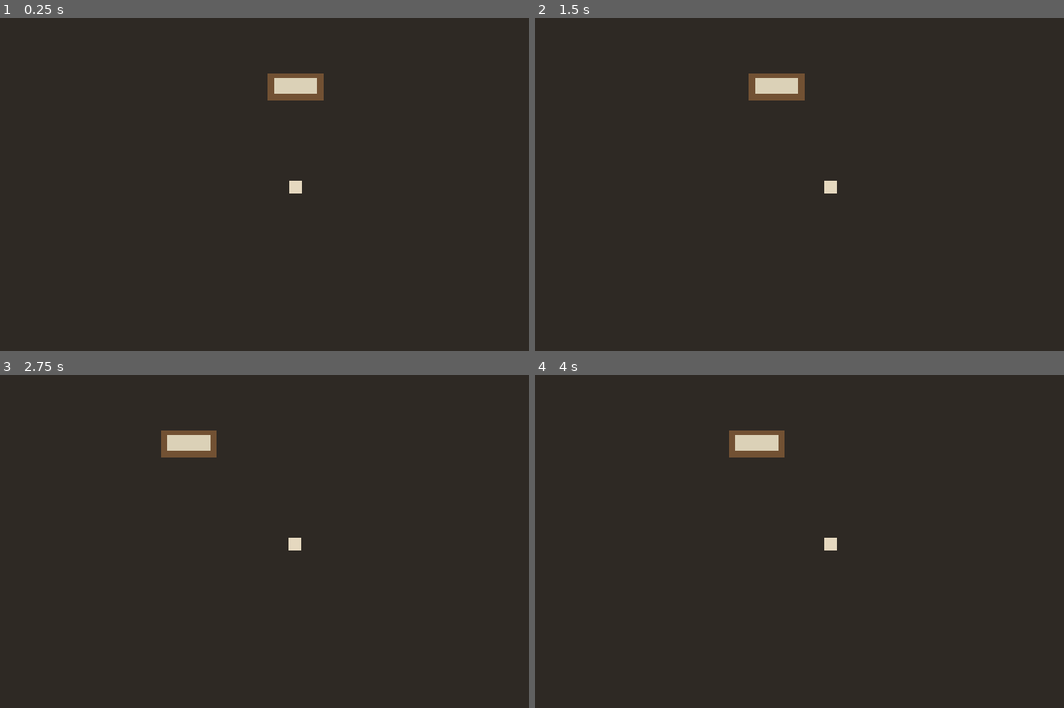
Above: before the commit, frames 1-4 (two rows, left to right).
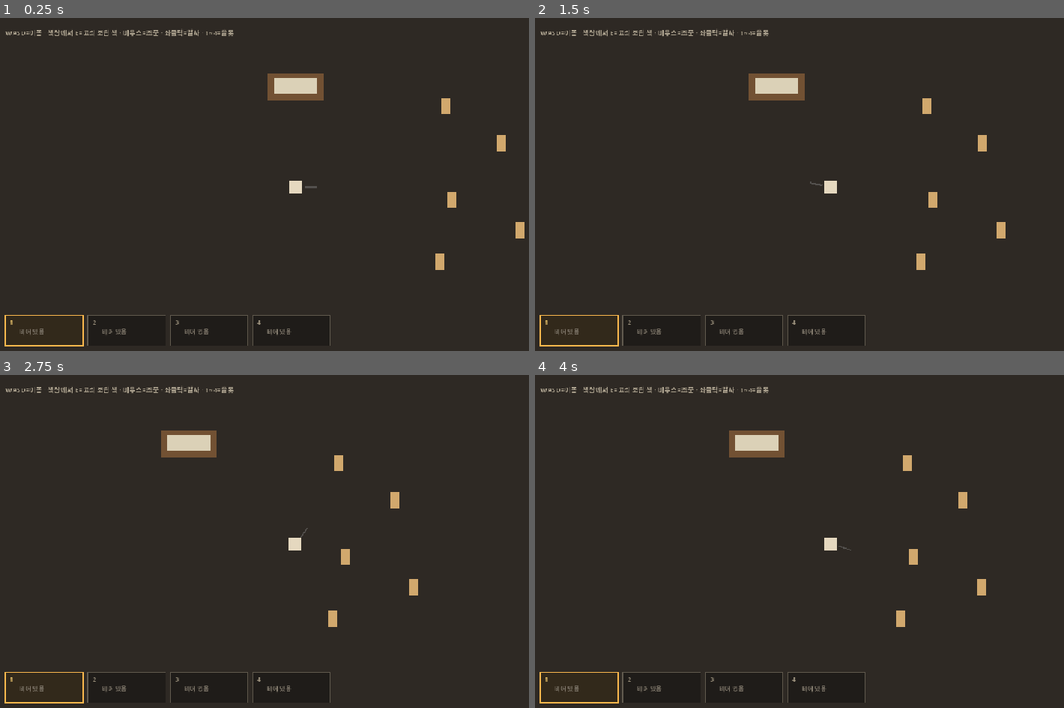
Above: after the commit, the same moments.

Repository: djgnfj-svg/tockbon
Game: Godot game, scene res://src/base/base.tscn
Same seed, same stepped clock (60 frames per second), same inputs: the game is played once before the commit and once after it.
Inputs (mouse positions are in pixels of both pictures, inside the frame that each line leads up to):
- Up to frame 1 (0.25 s): no input
- Up to frame 2 (1.5 s): tap Enter at 0.5 s; move the mouse to (963, 171) at 0.52 s; press the mouse at (963, 171) at 0.53 s; hold D (move_right) 0.53-1.25 s; tap Space at 0.77 s; tap E (interact) at 0.8 s; release the mouse at (963, 171) at 1.25 s; drag from (709, 204) to (778, 87) at 1.27 s
- Up to frame 3 (2.75 s): tap Space at 2 s; move the mouse to (354, 468) at 2.02 s; press the mouse at (354, 468) at 2.03 s; hold D (move_right) from 2.03 s (still down); tap E (interact) at 2.3 s
- Up to frame 4 (4 s): release D (move_right) at 2.75 s; release the mouse at (889, 468) at 2.75 s; drag from (799, 611) to (651, 491) at 2.77 s; tap Enter at 3.5 s; move the mouse to (1011, 594) at 3.52 s; hold A (move_left) from 3.53 s (still down); hold E (interact) from 3.53 s (still down); tap Q at 3.6 s; click (1011, 594) at 3.67 s; tap Space at 3.77 s

The runs differ from the first frame. In frame 1, 1.2% of the frame differs, in the area x 0-100%, y 3-99%; in frame 2, 1.2%; in frame 3, 1.2%; in frame 4, 1.2%.

Commit message:
feat(base): 베이스캠프에서 그린 마법을 쏜다 — 연습장 + 슬롯 HUD
그전까지 마법을 그려 맺으면 GameState에 자동 장착되는데 본 게임에선 쏠 수가
없었다(시험대에서만). 잘 그려 위력을 올려도 확인할 데가 없으니 손그림 점수가
보이지 않는 숫자였다 — 세션 23~24가 만든 "점수 → 위력"의 보상 고리가 끊겨
있었던 셈이다.

base.tscn에 RingSpellSystem(z=10) + 연습장 허수아비 5개, base_hud.gd 신설.
마우스=조준 · 좌클릭=발사 · 1~4=슬롯 · HUD가 슬롯 4칸(이름·위력·점수)을 보여
준다. 쏘는 건 ring_equipped[슬롯].to_assembly() — to_assembly()를 써야
assembly.score가 실려 그때 그린 위력이 난다.

🔴 발사는 좌클릭만이다(사용자 확정). 처음 명세가 시험대를 베껴 Space를
넣었는데 사용자가 잡았다 — 시험대가 Space를 받는 건 시험대 사정이다.

🔴 실제 버그를 하나 잡았다 — 「총구 자살」. base.tscn의 플레이어·책상이 기본
레이어 1(world)에 있었는데 캐리어 마스크가 5(world+enemy)라, 쏘는 순간 진이
내 몸에 부딪혀 총구에서 죽었다 — 에러도 경고도 없이 그냥 "마법이 안 나간다".
레이어 이름표대로 옮겨(Player=2, Desk=64/마스크 2) 풀었다. 짝이 있다:
플레이어를 옮겼으니 책상 마스크도 따라가야 "[E] 탁본"이 뜬다(안 그러면 책이
안 열려 게임이 통째로 막힌다). test_base_auto.gd가 그 짝을 묶는다.

같이 닫은 갈라짐 씨앗: 점수 표시 반올림이 세 곳(리포트·새 HUD·테스트)에
복사돼 있었다. 세션 24가 「퍼펙트 = 화면에 100으로 뜨는 순간」으로 묶었으니
그 반올림은 이제 계약이다 → RingPower.score_display() 하나로 모았다. 테스트도
사본을 만들지 않고 이 함수를 부른다(안 그러면 UI가 아니라 자기 사본을 검증).

검증: 테스트 6종 그린(SCRIPT ERROR 0) · 뮤테이션으로 검출력 증명(레이어를
되돌리면 3개 실패: 피격 0·캐리어 0·책상 감지 실패) · 에디터 스샷으로 발사 전
과정(HUD 슬롯 → 진이 배경 위로 날아감 → 착탄 → 불기둥+탄환 전개), _fire()
실경로로 확인(테스트는 EventBus만 직접 emit한다).

구현은 godot-game-dev 에이전트에 위임, 검증·스샷·커밋은 리드.

Co-Authored-By: Claude Opus 4.8 (1M context) <noreply@anthropic.com>
Claude-Session: https://claude.ai/code/session_01SWyySeiu9ahBzdCC7bT2qV

Diff:
--- a/src/base/base.gd
+++ b/src/base/base.gd
@@ -2,7 +2,7 @@
 ## 베이스(허브) — 익스트랙션 루프의 귀환 지점.
 ## 책상에서 E를 누르면 **고리 조립 책**(진·룬·문양)이 베이스 위에 뜬다.
 ## 씬 전환 없음 — ESC로 닫으면 베이스가 그대로 뒤에 남는다.
-## 원정(필드)은 아직 없음 — 지금은 베이스 + 탁본 책상까지만.
+## 원정(필드)은 아직 없음 — 지금은 베이스 + 탁본 책상 + **연습장(허수아비)**까지.
 ##
 ## 🔴 여기가 **게임의 진입점**이다 (project.godot run/main_scene, 사용자 확정 세션 21).
 ## 세션 22에 폴더가 `src/playground` → `src/base`로 바뀌었다 — "버려도 되는 실험"이라는
@@ -11,21 +11,112 @@
 ## 🔴 M1 (세션 22): 책을 preload가 아니라 **@export로 받는다** — 진입 씬은 조합 루트라 모듈을
 ## 조립하는 게 정당했지만(그래서 preload도 위반은 아니었다), 씬을 인스펙터에서 갈아 끼울 수 있으면
 ## 규칙 논쟁 자체가 사라진다. 계약은 여전히 셋뿐: open() / design_committed / closed.
+##
+## 🔴 세션 24: **그린 마법진을 여기서 쏜다.** 그전엔 잘 그려 위력을 올려도 확인할 데가 시험대뿐이라,
+## 본 게임에서는 손그림 점수가 **보이지 않는 숫자**였다. 이제 책상 옆이 연습장(허수아비)이다.
+##
+## 씬(base.tscn) 쪽 결정 — .tscn엔 주석을 못 달아서 여기 적는다:
+##  • `RingSpellSystem`은 **@export가 아니라 씬에 직접 인스턴스**로 놨다. 책(forge_scene)과 달리
+##    이 스크립트는 발사 시스템을 **한 번도 참조하지 않는다** — EventBus.ring_cast_requested로만
+##    말한다. 참조가 없으니 갈아 끼울 @export 구멍도 필요 없다(있으면 안 쓰는 필드만 는다).
+##  • `RingSpellSystem.z_index = 10` — 안 올리면 날아가는 진·탄·기둥이 Ground(ColorRect, z=0) **뒤에
+##    가려 안 보인다**. 시험대가 같은 함정을 세션 13에 밟았다.
+##  • 허수아비 5개는 전부 플레이어 시작점에서 **사거리 안**(≈390px = 260px/s × 1.5s, balance)에 있다.
+##    더 멀리 두면 걸어가서 쏘기 전엔 안 닿아 연습장이 장식이 된다 (tests/test_base_auto가 못 박는다).
+##  • Player = 레이어 2(player) / Desk = 레이어 64(interaction). 🔴 둘 다 기본 레이어 1(**world**)에
+##    있었는데, 캐리어 마스크가 5(world+enemy)라 **쏘는 순간 내 몸에 부딪혀 총구에서 죽었다**
+##    (책상 쪽으로 쏘면 책상에서). 레이어 이름표(project.godot)대로 옮겨서 푼 것이다.
+##    Desk의 마스크는 2 — 플레이어를 감지해야 "[E] 탁본"이 뜬다.
 
 const RingForgePanelScript := preload("res://src/drawing/ring_forge_panel.gd")
 const Desk := preload("res://src/base/desk.gd")
+const BaseHud := preload("res://src/base/base_hud.gd")
+## 🔴 위력 표시는 여기서 계산하지 않는다 — 리포트·발사·HUD가 **같은 함수**를 본다 (core에 있는 이유).
+const RingPower := preload("res://src/core/ring_power.gd")
 
 ## 책상에서 펴는 책 (base.tscn이 ring_forge_panel.tscn을 물려 준다).
 @export var forge_scene: PackedScene = preload("res://src/drawing/ring_forge_panel.tscn")
 
+## 조준선 길이 (연출값 — 밸런스 아님).
+const AIM_FROM := 14.0
+const AIM_TO := 34.0
+const AIM_ARMED := Color(0.95, 0.65, 0.25, 0.85)
+const AIM_EMPTY := Color(0.6, 0.6, 0.6, 0.35)
+
 @onready var _desk: Desk = $Desk
 @onready var _player: CharacterBody2D = $Player
+@onready var _aim_node: Node2D = $Player/Aim   # 조준선만 그리는 빈 노드 (플레이어 로컬 좌표)
+@onready var _hud: BaseHud = $Hud/BaseHud
 
 var _overlay: CanvasLayer = null
 var _forge: RingForgePanelScript = null
 
+var _aim := Vector2.RIGHT
+var _slot: int = 0        # 지금 고른 장착 슬롯 (1~4 키)
+
 func _ready() -> void:
 	_desk.interacted.connect(_open_drawing)
+	_aim_node.draw.connect(_draw_aim)
+	_hud.select(_slot)
+
+# ─────────────────────────── 조준 · 발사 ───────────────────────────
+
+## 책이 펼쳐져 있는 동안은 베이스가 조작을 받지 않는다 (조준·발사·슬롯 전부).
+## `_forge`로 본다 — `is_open()`은 덮는 애니가 끝날 때까지 참이라, 그동안 클릭이 새어 나가면
+## 책을 덮는 클릭이 그대로 발사가 된다.
+func _is_book_open() -> bool:
+	return _forge != null
+
+func _process(_delta: float) -> void:
+	if _is_book_open():
+		return
+	var to_mouse := get_global_mouse_position() - _player.global_position
+	if to_mouse.length_squared() > 1.0:
+		_aim = to_mouse.normalized()
+	_aim_node.queue_redraw()
+
+func _unhandled_input(event: InputEvent) -> void:
+	if _is_book_open():
+		return
+	for i in GameState.EQUIP_SLOTS:
+		if event.is_action_pressed(StringName("cast_slot_%d" % (i + 1))):
+			_select_slot(i)
+			get_viewport().set_input_as_handled()
+			return
+	# 🔴 발사는 **좌클릭만**이다 (사용자 확정). Space는 발사가 아니다 —
+	# 시험대(test_ring_forge_panel)가 Space도 받는 건 시험대 사정이고 본 게임은 아니다.
+	# Space를 다른 용도로 임의 배정하지도 마라: 그건 사용자가 정할 몫이다.
+	if event.is_action_pressed(&"attack_basic"):
+		_fire()
+		get_viewport().set_input_as_handled()
+
+func _select_slot(slot: int) -> void:
+	_slot = slot
+	_hud.select(slot)
+	var design: RingDesign = GameState.ring_equipped[slot]
+	if design == null:
+		_hud.say("슬롯 %d — 비어 있다. 책상에서 E로 마법진을 그려 채워라" % (slot + 1))
+	else:
+		_hud.say("슬롯 %d — %s (위력 %d)" % [slot + 1, design.display_name,
+			RingPower.power_display(design.total_score)])
+	_aim_node.queue_redraw()
+
+## 🔴 `to_assembly()`로 쏜다 — 그래야 `assembly.score`(손그림 점수)가 실려 **그때 그린 위력이 그대로
+## 난다**. 직접 Dictionary를 만들면 score가 빠져 조용히 기준 위력으로 발사된다 (ring_design.gd 주석).
+func _fire() -> void:
+	var design: RingDesign = GameState.ring_equipped[_slot]
+	if design == null:
+		_hud.say("슬롯 %d이 비어 있다 — 1~4로 다른 슬롯을 고르거나 책상에서 E" % (_slot + 1), true)
+		return
+	EventBus.ring_cast_requested.emit(design.to_assembly(), _player.global_position, _aim)
+
+## 조준선 — 장착됐으면 불빛, 빈 슬롯이면 흐리게. 쏘기 전에 슬롯 상태가 손끝에서 보인다.
+func _draw_aim() -> void:
+	var armed := GameState.ring_equipped[_slot] != null
+	_aim_node.draw_line(_aim * AIM_FROM, _aim * AIM_TO,
+		AIM_ARMED if armed else AIM_EMPTY, 2.0)
+
+# ─────────────────────────── 고리 조립 책 ───────────────────────────
 
 ## 책상에서 E — 고리 조립 책을 편다. 이미 열려 있으면 무시.
 func _open_drawing() -> void:
--- a/src/base/base.tscn
+++ b/src/base/base.tscn
@@ -3,6 +3,9 @@
 [ext_resource type="Script" path="res://src/base/base.gd" id="1_base"]
 [ext_resource type="Script" path="res://src/base/desk.gd" id="2_desk"]
 [ext_resource type="Script" path="res://src/base/simple_player.gd" id="3_player"]
+[ext_resource type="PackedScene" path="res://src/spell/ring_spell_system.tscn" id="4_spell"]
+[ext_resource type="PackedScene" path="res://src/spell/dummy_target.tscn" id="5_dummy"]
+[ext_resource type="Script" path="res://src/base/base_hud.gd" id="6_hud"]
 
 [sub_resource type="RectangleShape2D" id="RectangleShape2D_desk"]
 size = Vector2(120, 100)
@@ -22,6 +25,8 @@
 
 [node name="Desk" type="Area2D" parent="."]
 position = Vector2(0, -120)
+collision_layer = 64
+collision_mask = 2
 script = ExtResource("2_desk")
 
 [node name="Body" type="Polygon2D" parent="Desk"]
@@ -45,6 +50,8 @@
 
 [node name="Player" type="CharacterBody2D" parent="."]
 position = Vector2(0, 40)
+collision_layer = 2
+collision_mask = 1
 script = ExtResource("3_player")
 
 [node name="Body" type="Polygon2D" parent="Player"]
@@ -54,4 +61,36 @@
 [node name="Collision" type="CollisionShape2D" parent="Player"]
 shape = SubResource("CircleShape2D_player")
 
+[node name="Aim" type="Node2D" parent="Player"]
+
 [node name="Camera2D" type="Camera2D" parent="Player"]
+
+[node name="Targets" type="Node2D" parent="."]
+
+[node name="Dummy1" parent="Targets" instance=ExtResource("5_dummy")]
+position = Vector2(240, -90)
+
+[node name="Dummy2" parent="Targets" instance=ExtResource("5_dummy")]
+position = Vector2(330, -30)
+
+[node name="Dummy3" parent="Targets" instance=ExtResource("5_dummy")]
+position = Vector2(250, 60)
+
+[node name="Dummy4" parent="Targets" instance=ExtResource("5_dummy")]
+position = Vector2(360, 110)
+
+[node name="Dummy5" parent="Targets" instance=ExtResource("5_dummy")]
+position = Vector2(230, 160)
+
+[node name="RingSpellSystem" parent="." instance=ExtResource("4_spell")]
+z_index = 10
+
+[node name="Hud" type="CanvasLayer" parent="."]
+
+[node name="BaseHud" type="Control" parent="Hud"]
+anchors_preset = 15
+anchor_right = 1.0
+anchor_bottom = 1.0
+grow_horizontal = 2
+grow_vertical = 2
+script = ExtResource("6_hud")
--- /dev/null
+++ b/src/base/base_hud.gd
@@ -0,0 +1,102 @@
+extends Control
+## 베이스캠프 HUD — 장착한 고리 마법진 4칸 + 조작 안내.
+##
+## 🔴 위력을 **직접 계산하지 않는다** — `RingPower.power_display()`를 부른다. 조립 리포트·발사·HUD가
+## 같은 함수를 봐야 한다 (src/core/ring_power.gd 주석): 복사해 두면 한쪽만 고쳐도 아무도 못 알아채고
+## 갈라진다 — HUD는 "위력 140"이라 적어 놓고 130으로 때리는 식으로.
+##
+## 🔴 CanvasLayer 위에 산다 — 플레이어를 카메라가 따라다녀서 월드에 그리면 HUD가 같이 흘러간다.
+##
+## 슬롯 내용을 캐시하지 않고 `_draw`가 매번 `GameState.ring_equipped`를 읽는다. 그래서 갱신은
+## `queue_redraw()` 하나로 끝나고, 같은 시그널을 받는 GameState와의 **연결 순서를 따질 필요가 없다**
+## (실제 그리기는 프레임 끝에 일어나므로 그때는 이미 장착이 끝나 있다).
+
+const RingPower := preload("res://src/core/ring_power.gd")
+
+# ── 연출값 (밸런스 아님 — 선례: 시험대의 PLAYER_SPEED·색 상수) ──
+const SLOT_SIZE := Vector2(124.0, 48.0)
+const SLOT_GAP := 8.0
+const MARGIN := 16.0
+
+const SLOT_BG := Color(0.10, 0.09, 0.08, 0.72)
+const SLOT_BG_ON := Color(0.20, 0.16, 0.10, 0.88)
+const SLOT_EDGE := Color(0.45, 0.42, 0.36, 0.75)
+const SLOT_EDGE_ON := Color(0.98, 0.72, 0.30)
+const INDEX_COLOR := Color(0.62, 0.58, 0.50)
+const INDEX_COLOR_ON := Color(0.98, 0.82, 0.45)
+const NAME_COLOR := Color(0.90, 0.86, 0.78)
+const POWER_COLOR := Color(0.95, 0.68, 0.30)
+const EMPTY_COLOR := Color(0.50, 0.47, 0.42)
+const HINT_COLOR := Color(0.70, 0.66, 0.58)
+const SAY_COLOR := Color(0.85, 0.82, 0.74)
+const WARN_COLOR := Color(0.92, 0.45, 0.35)
+
+## 🔴 발사는 **좌클릭만** — Space를 적지 마라 (사용자 확정). 안내문이 있지도 않은 조작을 가르치면
+## 그 자체가 버그다.
+const HINT_TEXT := "WASD=이동 · 책상에서 E=고리 조립 책 · 마우스=조준 · 좌클릭=발사 · 1~4=슬롯"
+
+var _selected: int = 0
+var _say: String = ""
+var _warn: bool = false
+
+
+func _ready() -> void:
+	mouse_filter = Control.MOUSE_FILTER_IGNORE   # 조준 클릭이 HUD에 먹히면 안 된다
+	EventBus.ring_design_committed.connect(_on_design_committed)
+
+
+## 지금 고른 슬롯 (base가 1~4 키를 받아 알려 준다).
+func select(slot: int) -> void:
+	_selected = slot
+	queue_redraw()
+
+
+## 한 줄 안내문. warn=true면 붉게 (빈 슬롯에 쏘려 한 경우 등).
+func say(text: String, warn: bool = false) -> void:
+	_say = text
+	_warn = warn
+	queue_redraw()
+
+
+## 새 마법진이 맺혔다 — GameState가 같은 시그널로 빈 슬롯에 장착한다.
+## HUD가 이걸 놓치면 **맺자마자 슬롯이 빈 채로 보인다**.
+func _on_design_committed(_design: RingDesign) -> void:
+	say("새 마법진이 맺혔다 — 책을 덮고(ESC) 좌클릭으로 쏴 보세요")
+
+
+func _draw() -> void:
+	var font := ThemeDB.fallback_font
+	draw_string(font, Vector2(MARGIN, MARGIN + 12.0), HINT_TEXT,
+		HORIZONTAL_ALIGNMENT_LEFT, -1, 11, HINT_COLOR)
+	if _say != "":
+		draw_string(font, Vector2(MARGIN, MARGIN + 32.0), _say,
+			HORIZONTAL_ALIGNMENT_LEFT, -1, 12, WARN_COLOR if _warn else SAY_COLOR)
+
+	var y := size.y - MARGIN - SLOT_SIZE.y
+	for i in GameState.EQUIP_SLOTS:
+		_draw_slot(font, Vector2(MARGIN + float(i) * (SLOT_SIZE.x + SLOT_GAP), y), i)
+
+
+## 슬롯 한 칸 — 빈 칸은 비어 보이고, 찬 칸은 **손그림 점수와 그게 만든 위력**을 보여 준다.
+## 이름만 적으면 잘 그린 진과 막 그린 진이 HUD에서 똑같아 보인다 — 세션 23이 점수에 이빨을
+## 준 이유가 그거였으니 여기서 다시 감추면 안 된다.
+func _draw_slot(font: Font, at: Vector2, idx: int) -> void:
+	var on := idx == _selected
+	var rect := Rect2(at, SLOT_SIZE)
+	draw_rect(rect, SLOT_BG_ON if on else SLOT_BG, true)
+	draw_rect(rect, SLOT_EDGE_ON if on else SLOT_EDGE, false, 2.0 if on else 1.0)
+	draw_string(font, at + Vector2(7.0, 15.0), "%d" % (idx + 1),
+		HORIZONTAL_ALIGNMENT_LEFT, -1, 11, INDEX_COLOR_ON if on else INDEX_COLOR)
+
+	var design: RingDesign = GameState.ring_equipped[idx]
+	if design == null:
+		draw_string(font, at + Vector2(22.0, 30.0), "비어 있음",
+			HORIZONTAL_ALIGNMENT_LEFT, -1, 10, EMPTY_COLOR)
+		return
+	draw_string(font, at + Vector2(22.0, 20.0), design.display_name,
+		HORIZONTAL_ALIGNMENT_LEFT, -1, 10, NAME_COLOR)
+	# 🔴 점수 반올림도 core가 판다 — 「퍼펙트」가 그 반올림으로 정의돼 있다 (score_display 주석).
+	draw_string(font, at + Vector2(22.0, 38.0),
+		"위력 %d · %d점" % [RingPower.power_display(design.total_score),
+			RingPower.score_display(design.total_score)],
+		HORIZONTAL_ALIGNMENT_LEFT, -1, 10, POWER_COLOR)
--- a/src/core/ring_power.gd
+++ b/src/core/ring_power.gd
@@ -40,6 +40,15 @@
 	return int(round(power_of(score) * 100.0))
 
 
+## 🔴 종합 점수 → **화면에 찍는 정수** (예: 89점). 조립 리포트·베이스캠프 HUD가 같이 쓴다.
+##
+## 왜 core냐: 이 반올림이 **「퍼펙트」의 정의**다 (`ring_grade_perfect = 0.995` = 이 함수가 100을
+## 돌려주기 시작하는 점). 세션 24에 둘을 묶어 놓고 반올림만 여기저기 베껴 두면, 언젠가 한 곳이
+## floor로 바뀌어 **"100점인데 「완벽」"**이 조용히 생긴다 — 등급과 기준선이 갈라졌던 그 방식 그대로.
+static func score_display(score: float) -> int:
+	return int(round(clampf(score, 0.0, 1.0) * 100.0))
+
+
 ## 기준선(펑/안 펑 경계).
 ## ⚠ 주입 **전에** 이 숫자를 대놓고 띄우진 마라 ("65점 넘겨야 함"). 등급이 경계를 알려 주는
 ## 것과 숫자를 알려 주는 건 다르다 — 전자는 사용자가 고른 것이고, 후자는 목표치를 박아
--- a/src/drawing/ring_forge_panel.gd
+++ b/src/drawing/ring_forge_panel.gd
@@ -428,8 +428,10 @@
 	_commit_btn.disabled = _picking_template or not _board.can_commit()
 
 
+## 🔴 반올림은 core가 판다 — 「퍼펙트」가 "이 함수가 100을 돌려주는 순간"으로 정의돼 있어서,
+## 여기서 따로 반올림하면 등급과 표시가 갈라진다 (ring_power.score_display 주석).
 func _pct(score: float) -> int:
-	return int(round(clampf(score, 0.0, 1.0) * 100.0))
+	return RingPower.score_display(score)
 
 
 func _set_say(text: String, warn: bool) -> void:
--- /dev/null
+++ b/tests/test_base_auto.gd
@@ -0,0 +1,217 @@
+extends SceneTree
+## 베이스캠프(**진입 씬**) 자동 검증 — 헤드리스 실행:
+##   ./Godot_v4.6.1-stable_win64.exe --headless --path . -s res://tests/test_base_auto.gd
+## 전 항목 통과 시 "TEST_BASE_OK" 출력 후 종료 코드 0.
+##
+## 검증 대상 = **세션 24 발사 배선**: 베이스캠프에서 그린 마법진을 실제로 쏠 수 있나.
+##
+## 🔴 여기서 지키는 건 「물리 레이어 계약」이다. 캐리어 마스크는 5(world+enemy)인데 base.tscn의
+## 플레이어·책상이 기본 레이어 1(world)에 있으면 **쏘는 순간 내 몸에 부딪혀 총구에서 죽는다** —
+## 에러도 경고도 없이 그냥 "마법이 안 나간다". 헤드리스가 잡을 수 있는 종류의 버그라 여기 둔다.
+## (반대로 **화면에 보이는지**는 못 잡는다 — z_index는 리드가 스샷으로 확인해야 한다.)
+##
+## 공개 계약으로만 검증한다 (CLAUDE.md): EventBus 시그널 · 그룹("enemies"/"player_projectiles") ·
+## dummy_target.hits. 노드 경로·내부 필드는 리팩터 때 옮겨 다니는 물건이라 계약이 아니다.
+##
+## 주의: -s 모드는 오토로드 전역 등록보다 먼저 컴파일된다 — 오토로드 식별자·모듈 preload 금지.
+## 첫 프레임 후 load()·/root 접근. 지역 변수는 의도적으로 동적 타입.
+
+const GLYPH_NONE := -1
+
+## 사거리 = projectile_base_speed × projectile_lifetime_sec (data/balance.tres).
+## 여기 베끼지 않고 balance에서 읽는다 — 수치를 바꾸면 이 테스트도 같이 따라와야 한다.
+var _range_px: float = 0.0
+
+var failures: int = 0
+var _bus = null
+var _base = null
+
+
+func _init() -> void:
+	_run()
+
+
+func _run() -> void:
+	create_timer(30.0).timeout.connect(func() -> void:
+		print("TEST_BASE_TIMEOUT — 30초 초과")
+		quit(1))
+	await process_frame  # 오토로드 준비 대기
+
+	_bus = root.get_node("/root/EventBus")
+	var bal = load("res://data/balance.tres")
+	_range_px = bal.projectile_base_speed * bal.projectile_lifetime_sec
+
+	var scene := load("res://src/base/base.tscn") as PackedScene
+	_base = scene.instantiate()
+	root.add_child(_base)
+	await process_frame
+
+	await _test_scene_wired()
+	await _test_targets_in_range()
+	await _test_my_body_does_not_block_my_spell()
+	await _test_desk_does_not_eat_the_spell()
+	await _test_desk_still_sees_the_player()
+
+	if failures == 0:
+		print("TEST_BASE_OK — 전 항목 통과")
+		quit(0)
+	else:
+		print("TEST_BASE_FAIL — %d개 실패" % failures)
+		quit(1)
+
+
+## [1] 진입 씬에 연습장이 있다 — 과녁과 발사 시스템.
+func _test_scene_wired() -> void:
+	print("[1] 베이스캠프에 연습 과녁 + 발사 시스템이 있다")
+	var targets := _targets()
+	_check(targets.size() >= 3, "허수아비 3개 이상 (실제 %d)" % targets.size())
+	_check(_player() != null, "플레이어(CharacterBody2D)를 찾았다")
+	# 발사 시스템의 존재는 **행동으로** 확인한다 — 노드 이름이 아니라 "쏘면 진이 생기나".
+	_bus.ring_cast_requested.emit(_assembly(1.0), Vector2(9000, 9000), Vector2(1, 0))
+	await physics_frame
+	_check(_carriers().size() == 1,
+		"쏘니 진(캐리어)이 생긴다 = RingSpellSystem이 씬에 있다 (실제 %d)" % _carriers().size())
+	_clear()
+
+
+## [2] 🔴 과녁이 사거리 밖이면 연습장이 장식이다 — 걸어가기 전엔 한 발도 안 닿는다.
+func _test_targets_in_range() -> void:
+	print("[2] 연습 과녁이 플레이어 시작점 사거리(%.0fpx) 안에 있다" % _range_px)
+	var from: Vector2 = _player().global_position
+	for t in _targets():
+		var d: float = from.distance_to(t.global_position)
+		_check(d <= _range_px, "허수아비 %s — %.0fpx (사거리 %.0f)" % [t.name, d, _range_px])
+
+
+## [3] 🔴 총구 자살 — 플레이어 자리에서 쏜 진이 **내 몸에 막히지 않고** 날아가 과녁을 때린다.
+## 레이어를 되돌리면(Player → 기본 레이어 1) 여기서 잡힌다: 진이 스폰 즉시 죽어 영영 안 맞는다.
+func _test_my_body_does_not_block_my_spell() -> void:
+	print("[3] 내 몸이 내 마법을 막지 않는다 — 쏜 진이 허수아비에 닿는다")
+	var player = _player()
+	var target = _nearest_target(player.global_position)
+	if target == null:
+		_check(false, "과녁이 하나도 없다")
+		return
+	var aim: Vector2 = (target.global_position - player.global_position).normalized()
+	_bus.ring_cast_requested.emit(_assembly(1.0), player.global_position, aim)
+	var frames := 0
+	while target.hits.is_empty() and frames < 180:
+		await physics_frame
+		frames += 1
+	_check(not target.hits.is_empty(),
+		"허수아비 %s 피격 (%d 물리 프레임)" % [target.name, frames])
+	_clear()
+
+
+## [4] 🔴 책상 너머로 쏴도 진이 산다 — 책상(Area2D)이 world 레이어에 있으면 벽으로 읽혀 먹어 버린다.
+func _test_desk_does_not_eat_the_spell() -> void:
+	print("[4] 책상이 마법을 먹지 않는다 (책상 쪽으로 쏴도 진이 지나간다)")
+	var player = _player()
+	# 책상은 플레이어 위쪽에 있다 — 위로 쏘면 반드시 책상 영역을 지난다.
+	_bus.ring_cast_requested.emit(_assembly(1.0), player.global_position, Vector2.UP)
+	# 40 물리 프레임 ≈ 0.66초 ≈ 173px — 책상 한복판을 지나고도 남는 거리(수명 1.5초 안).
+	for i in 40:
+		await physics_frame
+	_check(_carriers().size() == 1,
+		"진이 책상을 통과해 살아 있다 (남은 %d)" % _carriers().size())
+	_clear()
+
+
+## [5] 🔴 레이어를 옮긴 대가를 확인한다 — 책상이 여전히 플레이어를 **감지**하나.
+## 감지 못 하면 "[E] 탁본"이 안 뜨고 **책이 안 열린다** = 게임이 통째로 막힌다.
+## 진을 살리려고 플레이어를 레이어 2로 옮겼으니 책상 마스크도 따라와야 했다 — 그 짝을 여기서 묶는다.
+func _test_desk_still_sees_the_player() -> void:
+	print("[5] 책상이 플레이어를 알아본다 (E 안내가 뜨려면 감지돼야 한다)")
+	var desk = _find_area(_base)   # 동적 타입 — 모듈 preload 금지라 Desk 타입을 못 쓴다
+	if desk == null:
+		_check(false, "책상(Area2D)을 못 찾았다")
+		return
+	var player = _player()
+	var was: Vector2 = player.global_position
+	player.global_position = desk.global_position   # 책상 위로 걸어간 셈
+	# Area2D 겹침은 물리 프레임마다 갱신된다 — 한 프레임으로는 아직 비어 있다.
+	var frames := 0
+	while not desk.get_overlapping_bodies().has(player) and frames < 10:
+		await physics_frame
+		frames += 1
+	_check(desk.get_overlapping_bodies().has(player),
+		"책상이 플레이어를 감지 (%d 물리 프레임)" % frames)
+	player.global_position = was
+
+
+# ── 헬퍼 ──
+
+## 빈 진 8칸 + 점수. 전개 없이 몸으로만 때려 결과가 깔끔하다.
+func _assembly(score: float) -> Dictionary:
+	var r := []
+	for k in 8:
+		r.append(GLYPH_NONE)
+	return {"rings": [r], "score": score}
+
+
+func _targets() -> Array:
+	var out := []
+	for n in get_nodes_in_group("enemies"):
+		if not n.is_queued_for_deletion():
+			out.append(n)
+	return out
+
+
+func _nearest_target(from: Vector2):
+	var best = null
+	var best_d := INF
+	for t in _targets():
+		var d: float = from.distance_to(t.global_position)
+		if d < best_d:
+			best_d = d
+			best = t
+	return best
+
+
+func _carriers() -> Array:
+	var out := []
+	for n in get_nodes_in_group("player_projectiles"):
+		if not n.is_queued_for_deletion():
+			out.append(n)
+	return out
+
+
+## 씬을 뒤져 플레이어를 찾는다 — 노드 이름이 아니라 **타입**으로 (이름은 바뀔 수 있다).
+func _player():
+	return _find_body(_base)
+
+
+func _find_body(node):
+	if node is CharacterBody2D:
+		return node
+	for c in node.get_children():
+		var found = _find_body(c)
+		if found != null:
+			return found
+	return null
+
+
+## 씬 안의 Area2D = 책상 (날아다니는 진도 Area2D라 호출 전에 _clear로 치워 둔다).
+func _find_area(node):
+	if node is Area2D:
+		return node
+	for c in node.get_children():
+		var found = _find_area(c)
+		if found != null:
+			return found
+	return null
+
+
+func _clear() -> void:
+	for n in _carriers():
+		n.queue_free()
+	for n in get_nodes_in_group("pillars"):
+		n.queue_free()
+
+
+func _check(cond: bool, label: String) -> void:
+	if cond:
+		print("  PASS: " + label)
+	else:
+		failures += 1
+		print("  FAIL: " + label)
--- a/tests/test_ring_design_auto.gd
+++ b/tests/test_ring_design_auto.gd
@@ -117,11 +117,12 @@
 	_check(RP.grade_of(0.85) == "괜찮음", "85점은 괜찮음(위 칸)")
 	_check(RP.grade_of(0.95) == "완벽", "95점은 완벽(위 칸)")
 
-	# 🔴 **퍼펙트 = 화면에 100으로 뜨는 순간** (사용자 확정). 리포트는 round(점수×100)을 찍으므로
-	# 이 둘이 어긋나면 "100점인데 완벽"이라는 어긋남이 눈에 보인다.
+	# 🔴 **퍼펙트 = 화면에 100으로 뜨는 순간** (사용자 확정).
+	# ⚠ 반올림을 **여기서 다시 구현하지 않는다** — 그러면 UI가 쓰는 함수가 아니라 테스트가 베낀
+	# 사본을 검증하게 돼, 정작 화면과 갈라지는 순간을 못 잡는다. UI와 같은 score_display를 부른다.
 	for i in 60:
 		var s := 0.98 + float(i) * 0.0005          # 98.0% ~ 100.95%
-		var shown := int(round(clampf(s, 0.0, 1.0) * 100.0))
+		var shown: int = RP.score_display(s)
 		if RP.is_perfect(s) != (shown >= 100):
 			_check(false, "퍼펙트와 화면 100이 어긋난다 (%.4f → %d점, perfect=%s)"
 				% [s, shown, RP.is_perfect(s)])
Not shown, changed: CLAUDE.md
Not shown, changed: docs/STATUS.md
